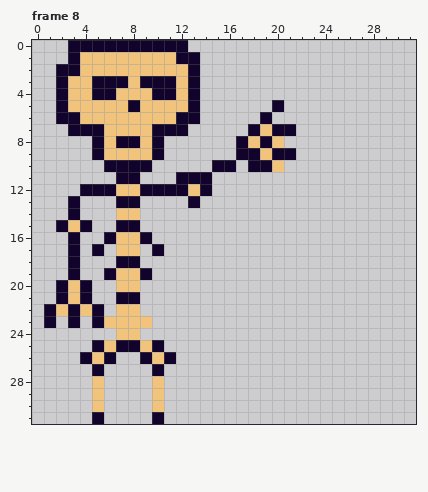
One commit to this pixel-art file: art/characters/skeleton/skeleton-throw.aseprite. Above, as it was before the edit.
32x32 pixels, 8 frames. Shown: frame 8. The commit also changed other frames, which this record leaves out.
The result:
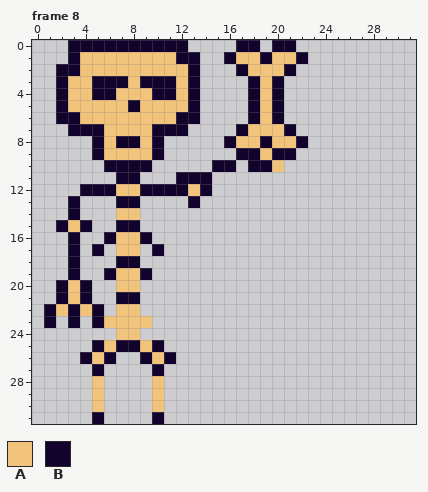
Palette (. is transparent): A #f2c37b  B #11032c
Author's note on the commit: Add skeleton throw + cooldown animations
What changed:
Frame 8:
y 0: x 17..18 .. -> BB; x 20..21 .. -> BB
y 1: x 16..22 ....... -> BAABAAB
y 2: x 17..21 ..... -> BAAAB
y 3..4: x 18..20 ... -> BAB
y 5: x 18..19 .. -> BA
y 6: x 18..20 .B. -> BAB
y 7: x 17..18 .B -> BA; x 20 B -> A
y 8: x 16..17 .B -> BA; x 21..22 .. -> AB
Pixel boxes of the changes (left, top, right, bottom) in both pictures:
changed: (224, 40, 308, 148)
